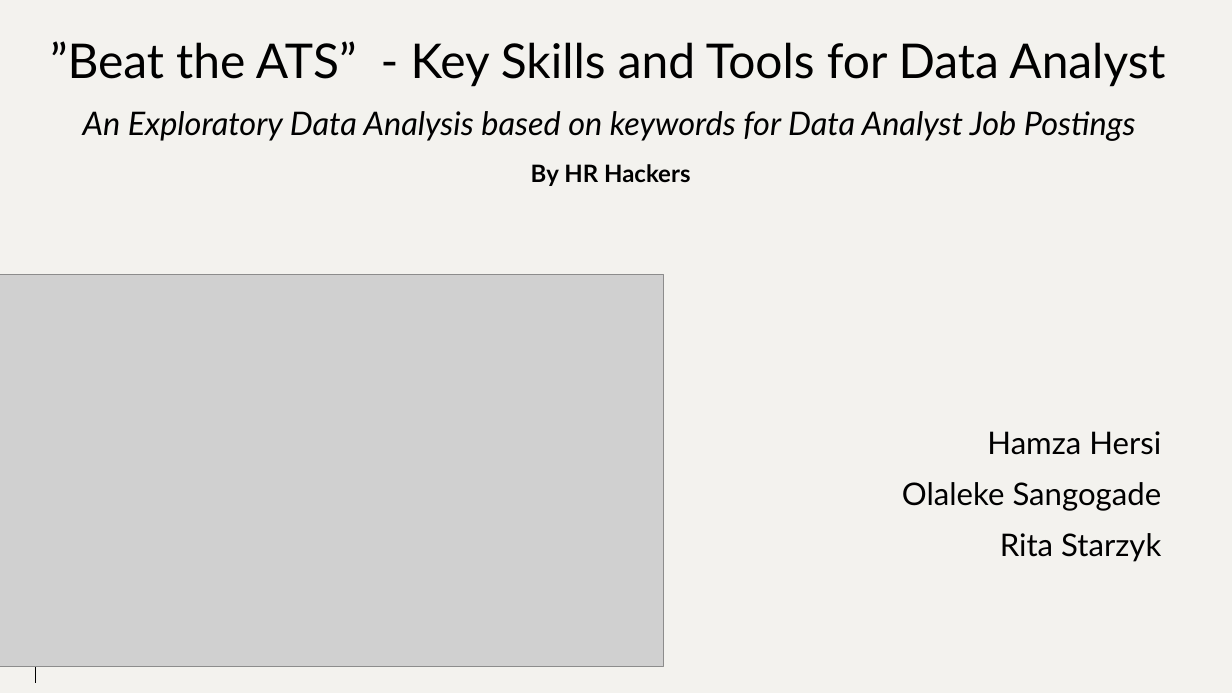
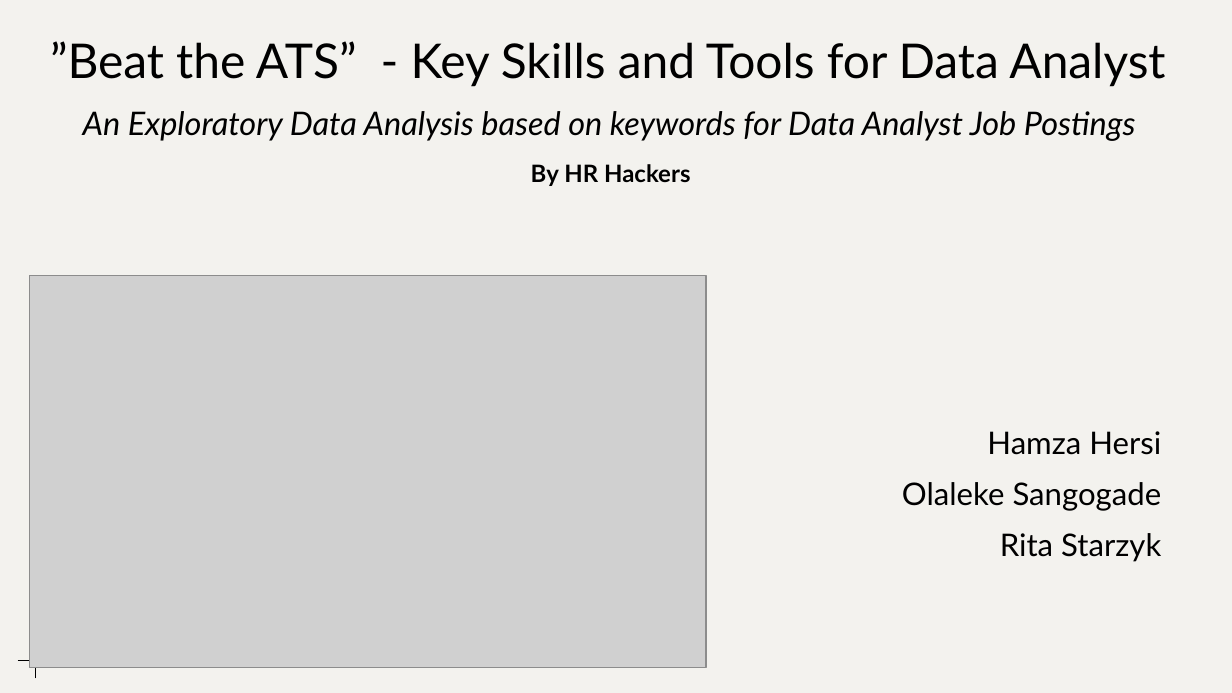
Before and after one commit to rita-s/Data_Analysis_Project_1, a slide deck: slide 1 of Project_1_Data_Analytics.pptx. Drawn at 1232x693 pixels with LibreOffice and Linux fonts; fonts in the diff are those of the drawing; grey boxes stand for pictures. Boxes give left, top, right and bottom in pixels: in the first picture for what was removed or moved away, otherwise in the second. Text is boxed around its words. In the diff, an @@ line names an element or a change of style, - is before the commit and + after.

```diff
--- a/Project_1_Data_Analytics.pptx
+++ b/Project_1_Data_Analytics.pptx
@@ picture: place and size @@
-picture at box(0, 275, 663, 667)
+picture at box(30, 276, 706, 668)
@@ ellipse removed at box(31, 655, 41, 665) @@
@@ ellipse added at box(31, 655, 41, 665), outline #000000 0.75 pt @@
@@ line added from (17, 660) to (54, 660), #000000 0.75 pt @@
```
Also in this commit, not shown: 4 other slides changed.
